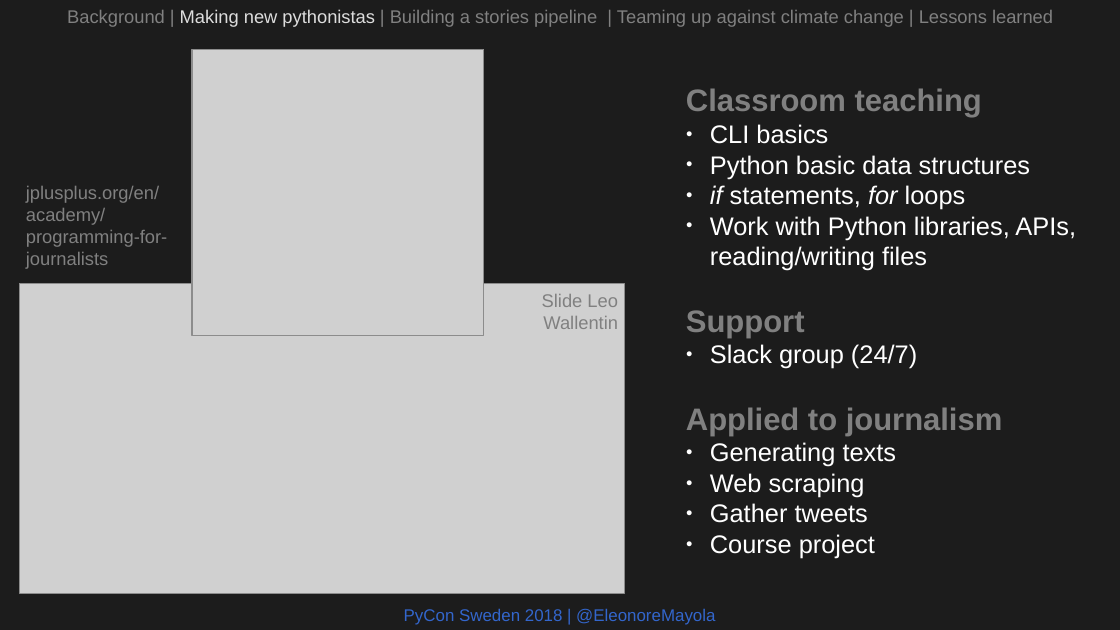
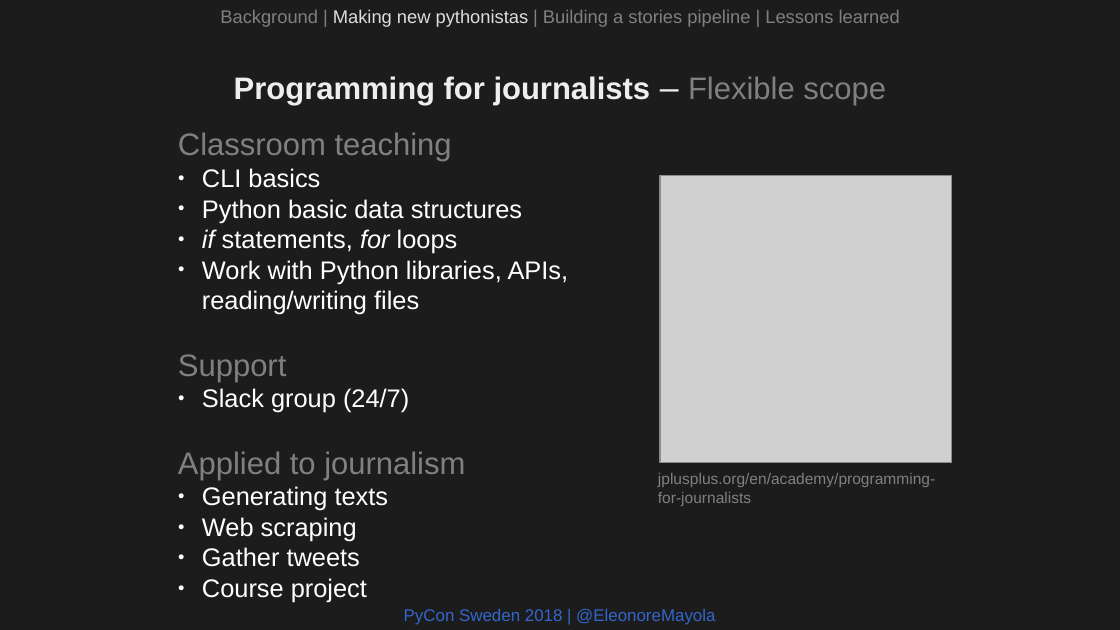
Before and after one commit to Eleonore9/-pyconse18, a slide deck: slide 11 of pyconse2018.odp. Drawn at 1120x630 pixels with LibreOffice and Linux fonts; fonts in the diff are those of the drawing; grey boxes stand for pictures. Boxes give left, top, right and bottom in pixels: in the first picture for what was removed or moved away, otherwise in the second. Text is boxed around its words. In the diff, an @@ line names an element or a change of style, - is before the commit and + after.

```diff
--- a/pyconse2018.odp
+++ b/pyconse2018.odp
@@ text at (220, 9, 900, 27): text changed @@
-Background | Making new pythonistas | Building a stories pipeline | Teaming up against climate change | Lessons learned
+Background | Making new pythonistas | Building a stories pipeline | Lessons learned
@@ picture removed at (192, 49, 484, 335) @@
@@ text added at (234, 76, 886, 105), 22 pt, text #EEEEEE, bold @@
+Programming for journalists – Flexible scope
@@ text "Classroom teaching": place and size @@
-text "Classroom teaching" at (686, 88, 1076, 558)
+text "Classroom teaching" at (178, 132, 569, 602)
@@ text at (178, 132, 465, 480): bold off in "Classroom teaching", "Support", "Applied to journalism" @@
@@ picture: place and size @@
-picture at (20, 285, 626, 594)
+picture at (661, 176, 952, 462)
@@ text removed at (542, 294, 618, 329) @@
-Slide Leo Wallentin
@@ text "jplusplus.org/en/academy/programming-for-journalists": place and size @@
-text "jplusplus.org/en/academy/programming-for-journalists" at (26, 186, 167, 269)
+text "jplusplus.org/en/academy/programming-for-journalists" at (658, 473, 935, 506)
@@ text "jplusplus.org/en/academy/programming-for-journalists" at (658, 473, 935, 506): size 13 to 11 pt @@
```
Also in this commit, not shown: 20 other slides changed, 5 slides added, 6 slides removed, 4 other files.
